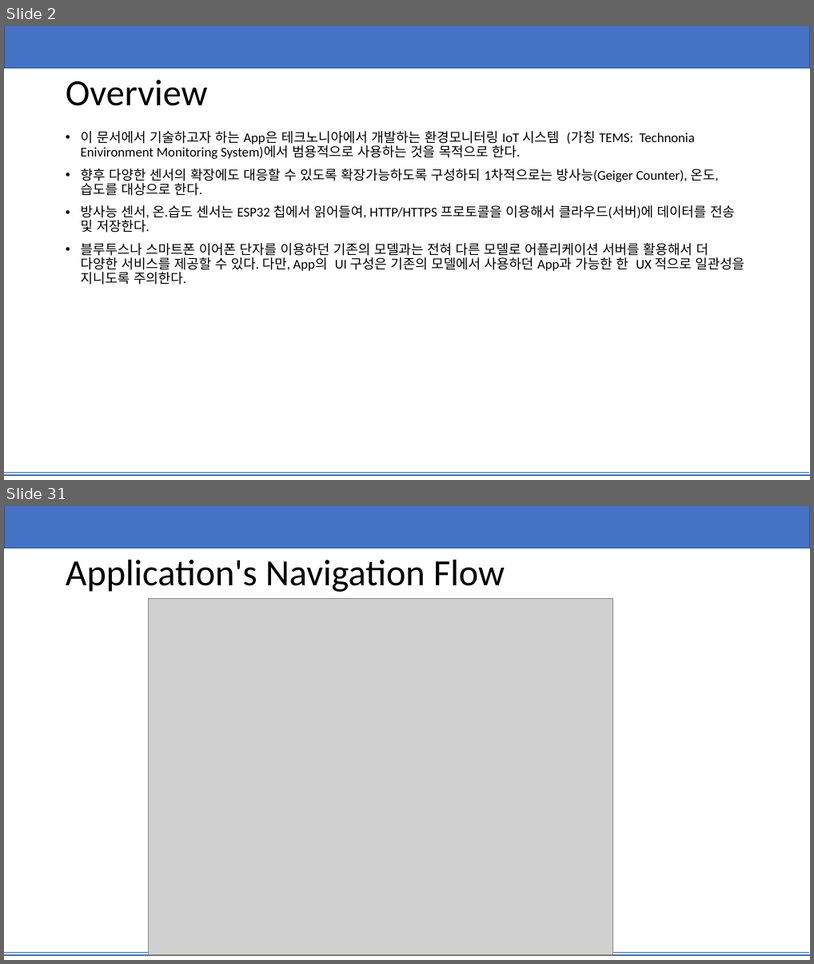
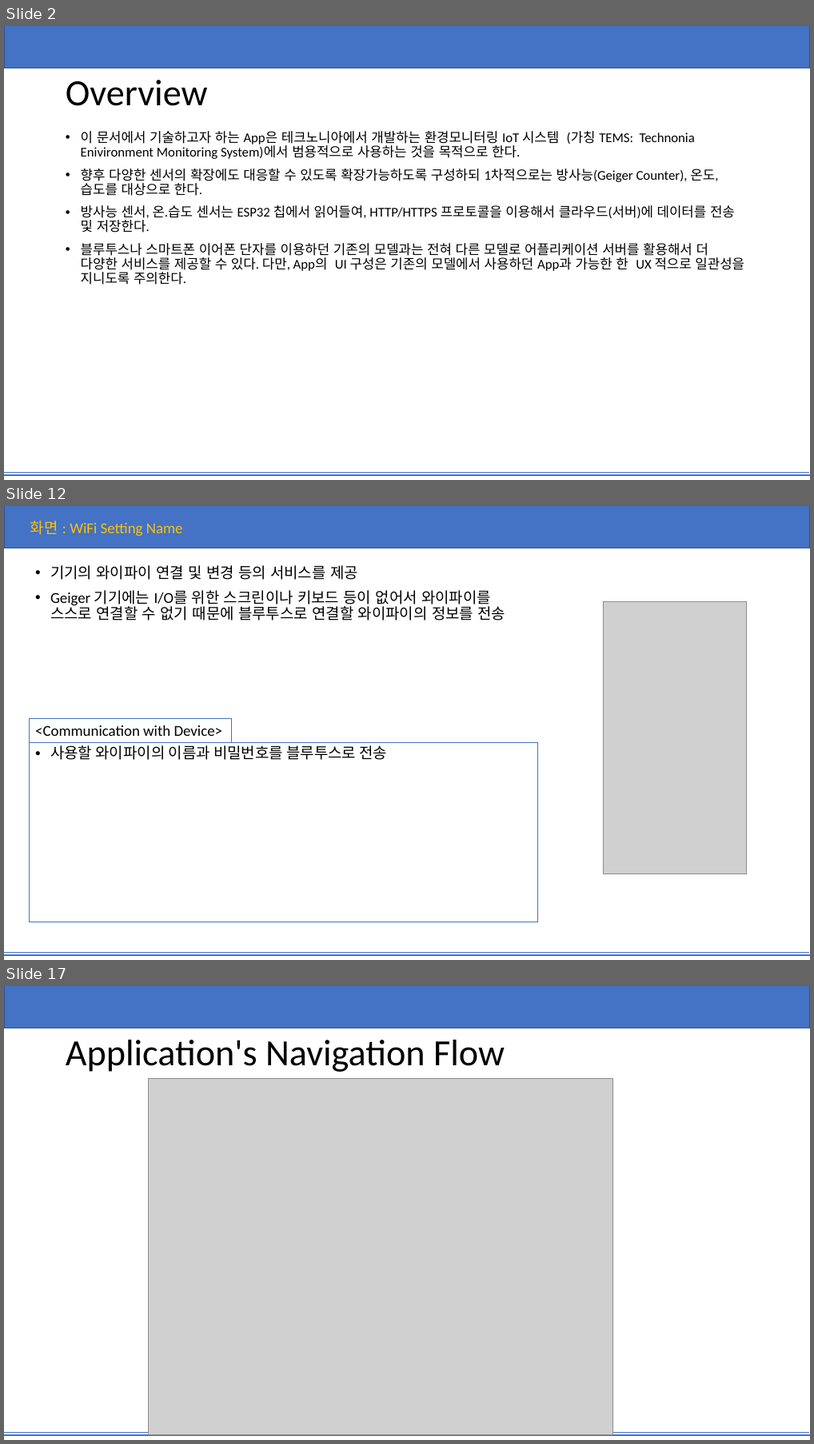
Before and after one commit to yjin910/Technonia_i_app, a slide deck: TEMS.pptx. Shown one above the other, each under a label of ours: slides 2 and 31 before the commit, slides 2, 12 and 17 after it; the slides between them are not shown. The pictures are 814x964 and 814x1444 pixels, drawn with LibreOffice and Linux fonts; fonts in the diff are those of the drawing; grey boxes stand for pictures. Boxes give left, top, right and bottom in pixels: in the first picture for what was removed or moved away, otherwise in the second. Text is boxed around its words. In the diff, an @@ line names an element or a change of style, - is before the commit and + after.

```diff
--- a/TEMS.pptx
+++ b/TEMS.pptx
@@ slide 12 added at box(4, 506, 810, 960), background #FFFFFF; not listed: 3 template elements that a slide beside it also shows @@
@@ text added at box(30, 520, 183, 536), 18 pt, text #FFC000 @@
+화면 : WiFi Setting Name
@@ text added at box(50, 565, 506, 620), 18 pt, text #000000 @@
+• 기기의 와이파이 연결 및 변경 등의 서비스를 제공
+• Geiger 기기에는 I/O를 위한 스크린이나 키보드 등이 없어서 와이파이를 스스로 연결할 수 없기 때문에 블루투스로 연결할 와이파이의 정보를 전송
@@ picture added at box(603, 601, 747, 874) @@
@@ rectangle added at box(30, 718, 231, 743), outline #4472C4 0.75 pt, 18 pt, text #000000 @@
+<Communication with Device>
@@ rectangle added at box(30, 743, 538, 922), outline #4472C4 0.75 pt, 18 pt, text #000000 @@
+• 사용할 와이파이의 이름과 비밀번호를 블루투스로 전송
@@ what was slide 31 is now slide 17 @@
```
Also in this commit, not shown: 8 slides changed, 5 other slides added, 28 slides removed, 5 other files.
